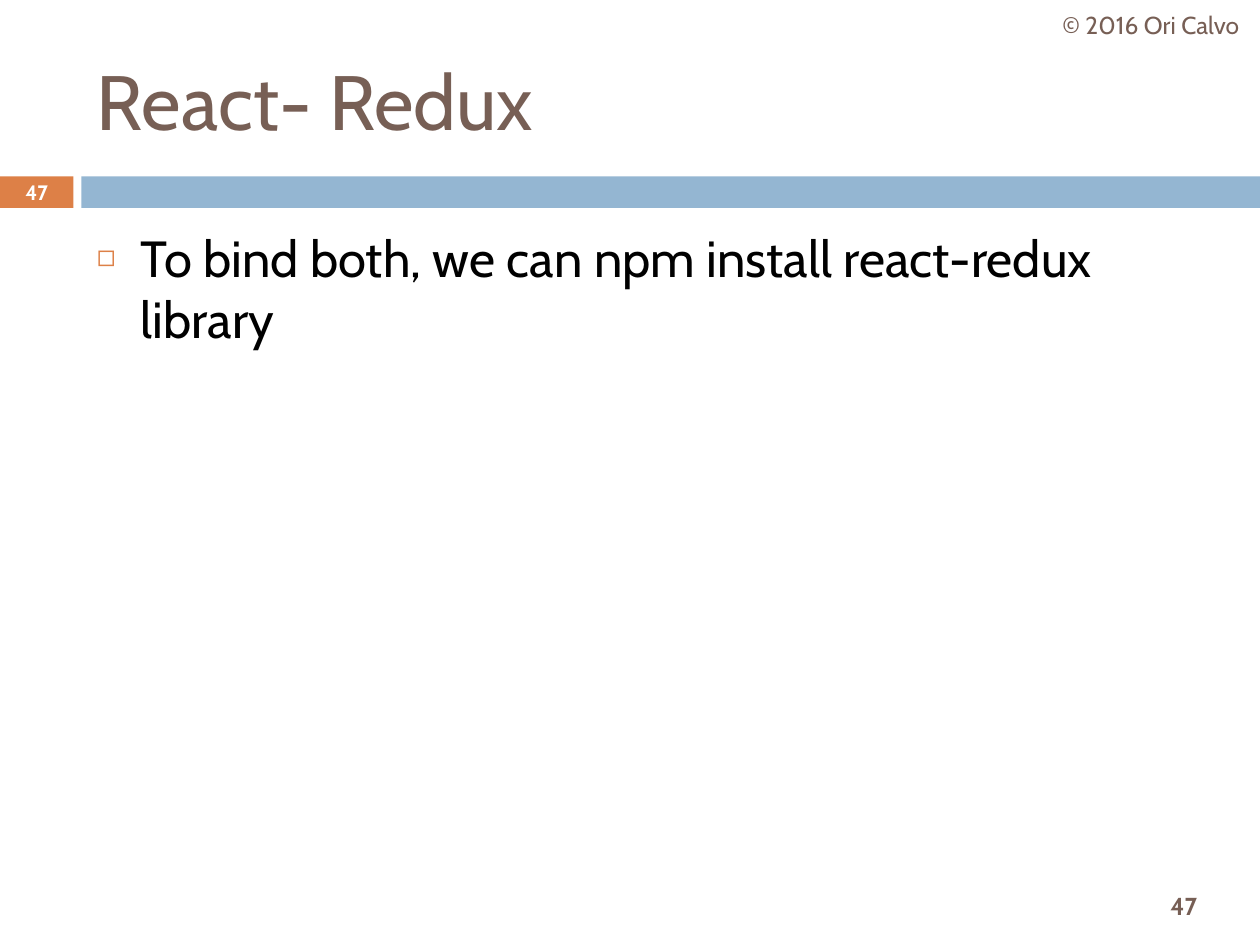
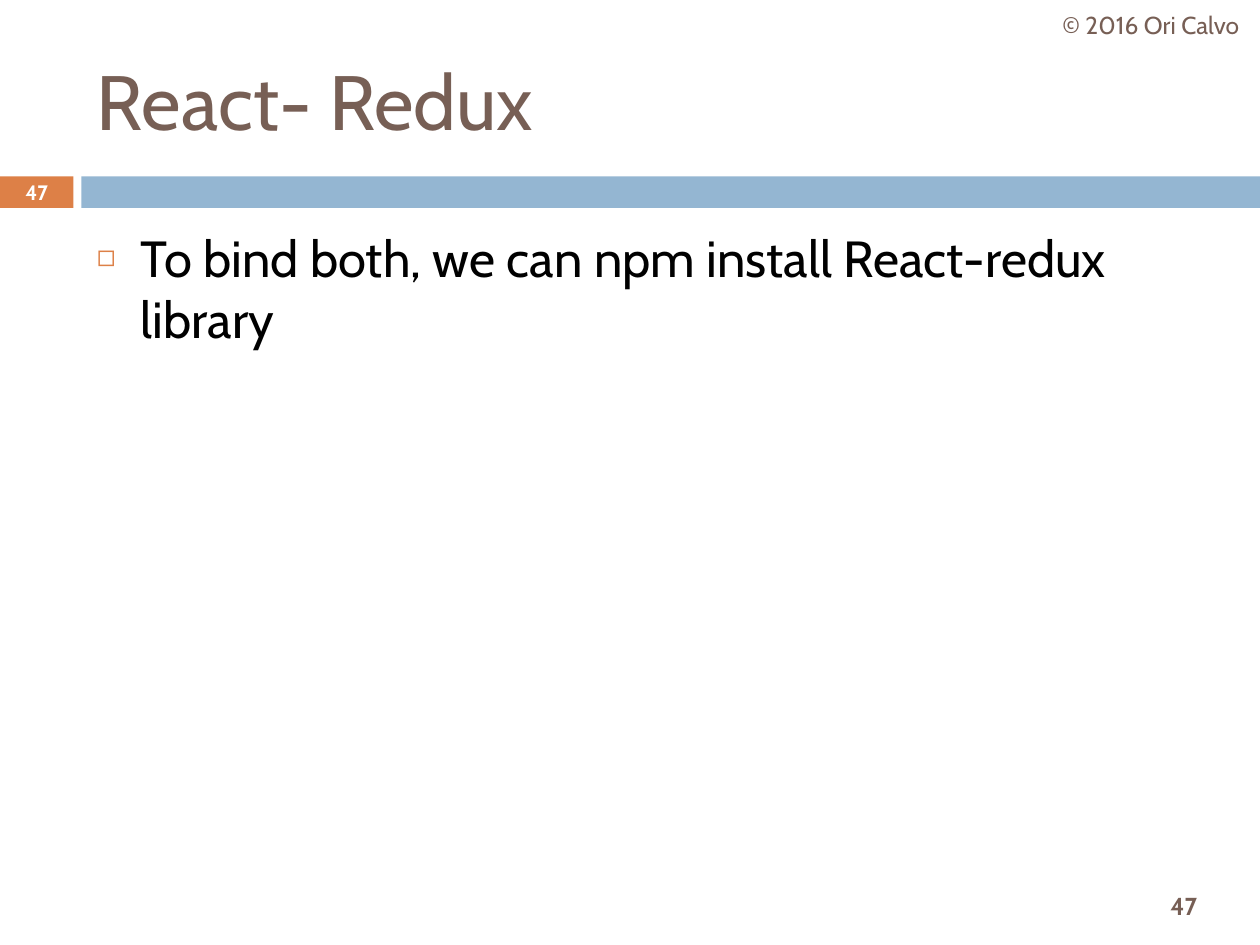
Before and after one commit to oricalvo/course-redux, a slide deck: slide 47 of Redux.pptx. Drawn at 1260x945 pixels with LibreOffice and Linux fonts; fonts in the diff are those of the drawing. Boxes give left, top, right and bottom in pixels: in the first picture for what was removed or moved away, otherwise in the second. Text is boxed around its words. In the diff, an @@ line names an element or a change of style, - is before the commit and + after.

```diff
--- a/Redux.pptx
+++ b/Redux.pptx
@@ text at [141,239,1106,349]: text changed @@
-◻ To bind both, we can npm install react-redux library
+◻ To bind both, we can npm install React-redux library
```
Also in this commit, not shown: 8 other slides changed, 16 slides added.
